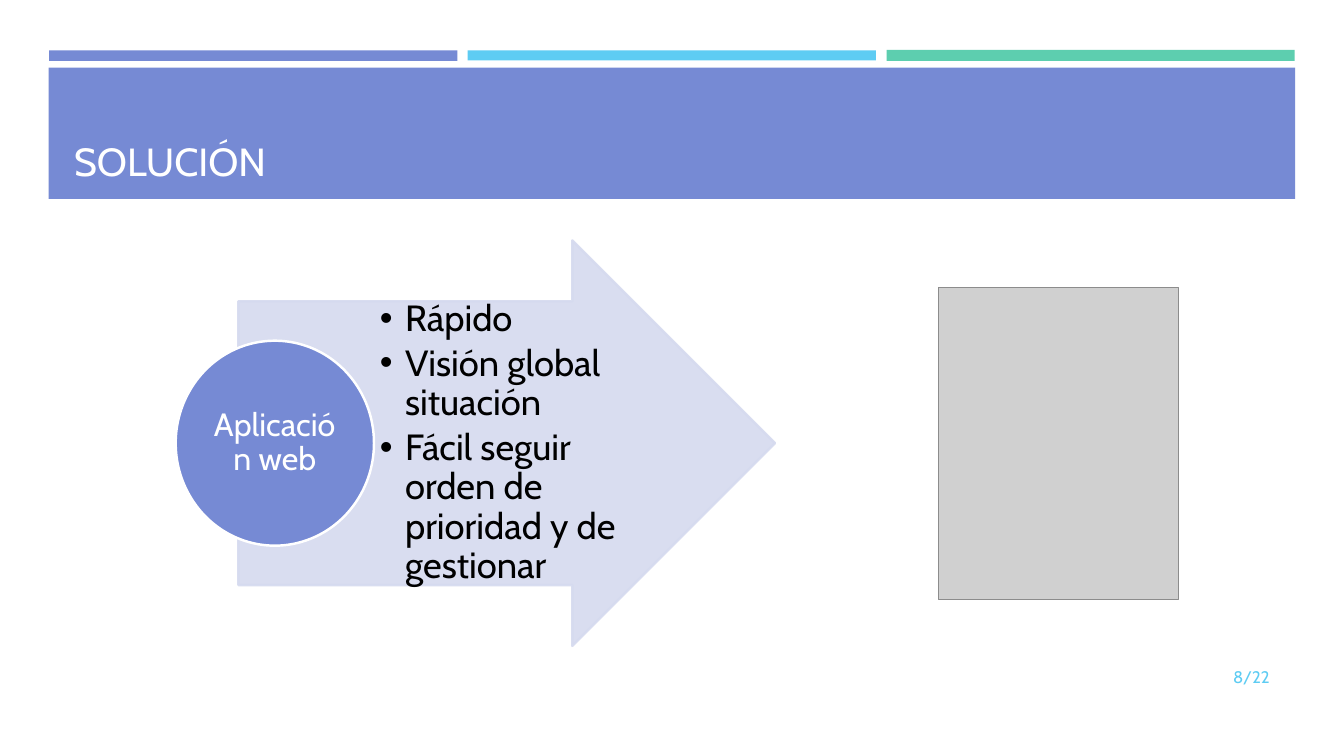
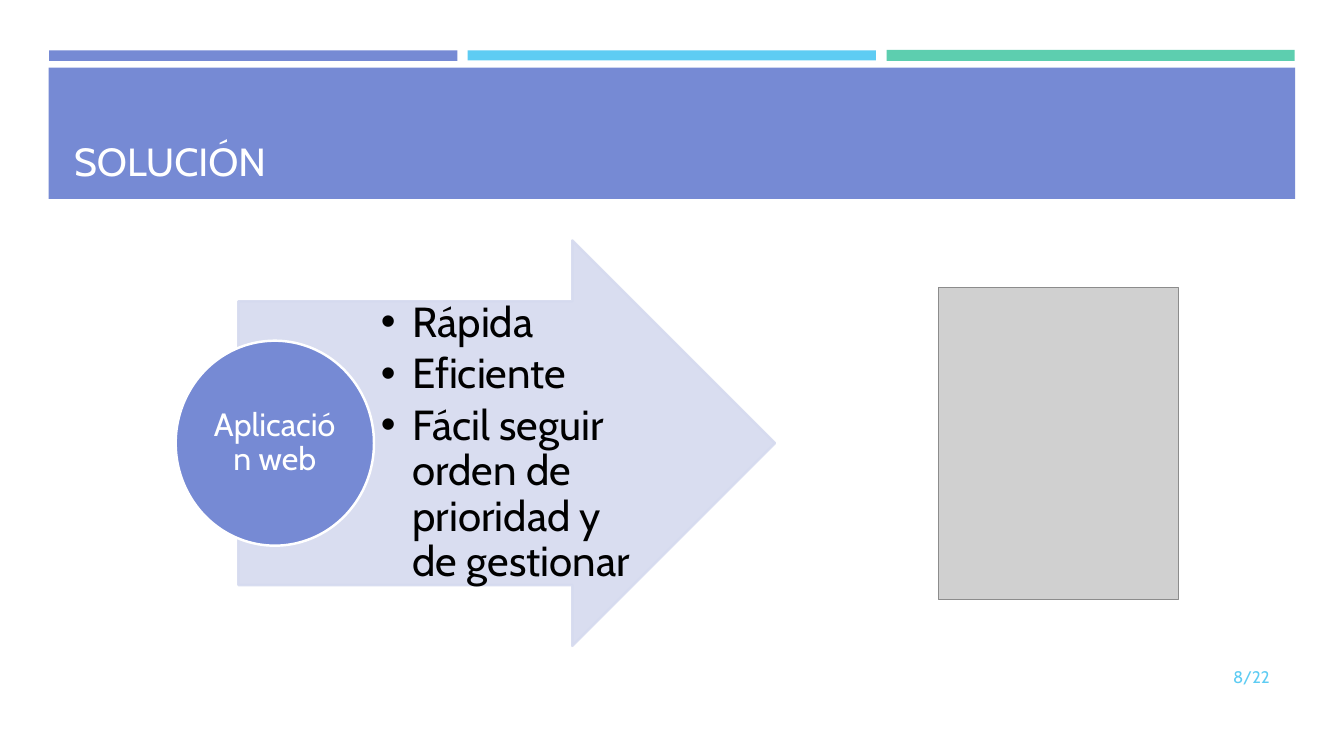
Before and after one commit to mdlunag/tfg, a slide deck: slide 8 of tfg_presentacio.pptx. Drawn at 1344x756 pixels with LibreOffice and Linux fonts; fonts in the diff are those of the drawing; grey boxes stand for pictures. Boxes give left, top, right and bottom in pixels: in the first picture for what was removed or moved away, otherwise in the second. Text is boxed around its words. In the diff, an @@ line names an element or a change of style, - is before the commit and + after.

```diff
--- a/tfg_presentacio.pptx
+++ b/tfg_presentacio.pptx
@@ text at (x1=412, y1=305, x2=566, y2=389): text changed; size 26 to 30 pt @@
-  •• Rápido
-  •• Visión global situación
+  •• Rápida
+  •• Eficiente
@@ text at (x1=412, y1=408, x2=630, y2=586): size 26 to 30 pt in "Fácil seguir orden de prioridad y de ..."; indent changed @@
```
Also in this commit, not shown: 9 other slides changed, 4 slides added, 1 slide removed, 4 other files.
